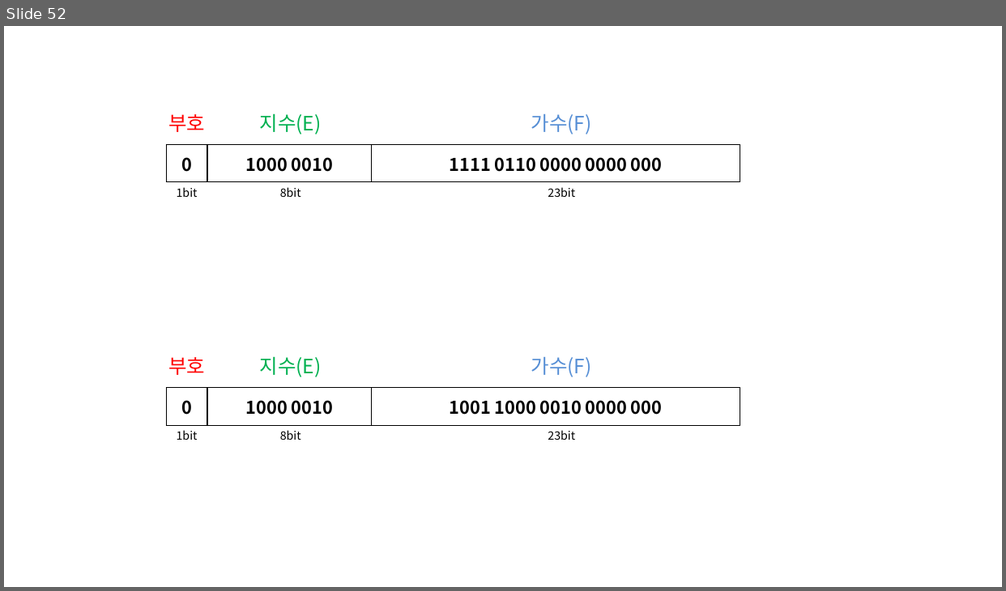
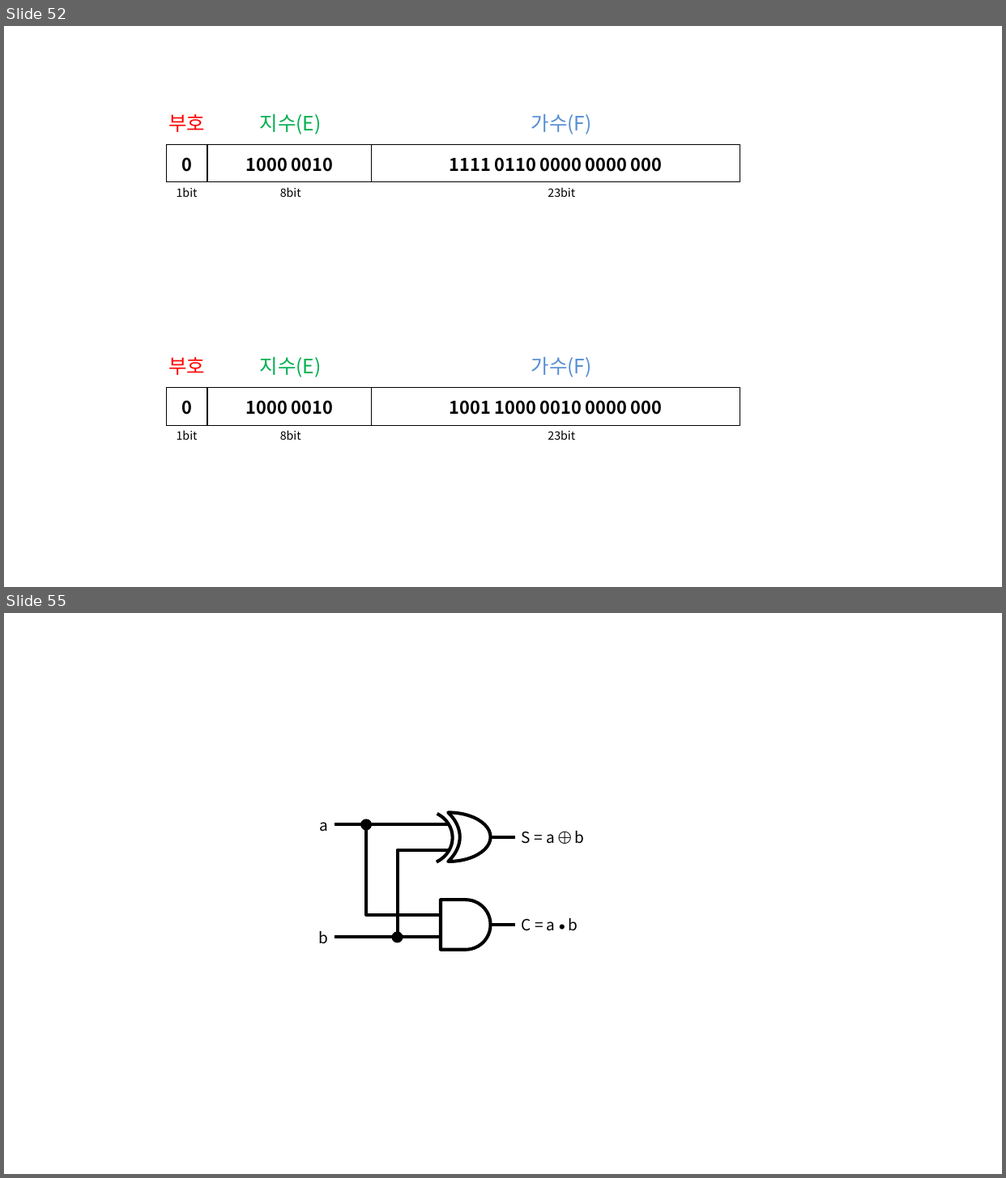
Before and after one commit to momo1108/blog, a slide deck: assets/etc/이미지제작용.pptx. Shown one above the other, each under a label of ours: slide 52 before the commit, slides 52 and 55 after it; the slides between them are not shown. The pictures are 1006x591 and 1006x1178 pixels, drawn with LibreOffice and Linux fonts; fonts in the diff are those of the drawing. Boxes give left, top, right and bottom in pixels: in the first picture for what was removed or moved away, otherwise in the second. Text is boxed around its words. In the diff, an @@ line names an element or a change of style, - is before the commit and + after.

```diff
--- a/assets/etc/이미지제작용.pptx
+++ b/assets/etc/이미지제작용.pptx
@@ slide 55 added at (x1=4, y1=613, x2=1002, y2=1174), background #FFFFFF @@
@@ text added at (x1=319, y1=822, x2=328, y2=831), 14 pt, text #000000 @@
+a
@@ line added from (334, 824) to (449, 824), #000000 3 pt @@
@@ ellipse added at (x1=361, y1=820, x2=371, y2=830), fill #000000, outline #000000 2 pt @@
@@ elbow line added from (366, 826) to (441, 916), #000000 3 pt @@
@@ arc (boxed as its full ellipse) added at (x1=390, y1=810, x2=452, y2=866), outline #000000 3 pt @@
@@ moon added at (x1=449, y1=812, x2=491, y2=862), outline #000000 3 pt @@
@@ text added at (x1=522, y1=831, x2=585, y2=844), 14 pt, text #000000 @@
+S = a ⨁ b
@@ elbow line added from (447, 848) to (398, 939), #000000 3 pt @@
@@ line added from (490, 837) to (516, 837), #000000 3 pt @@
@@ flow chart delay added at (x1=441, y1=900, x2=490, y2=950), outline #000000 3 pt @@
@@ line added from (490, 925) to (516, 925), #000000 3 pt @@
@@ text added at (x1=522, y1=918, x2=578, y2=931), 14 pt, text #000000 @@
+C = a ⦁ b
@@ text added at (x1=319, y1=931, x2=329, y2=944), 14 pt, text #000000 @@
+b
@@ line added from (334, 937) to (441, 937), #000000 3 pt @@
@@ ellipse added at (x1=393, y1=933, x2=403, y2=943), fill #000000, outline #000000 2 pt @@
```
Also in this commit, not shown: 6 other slides added, 19 other files.
